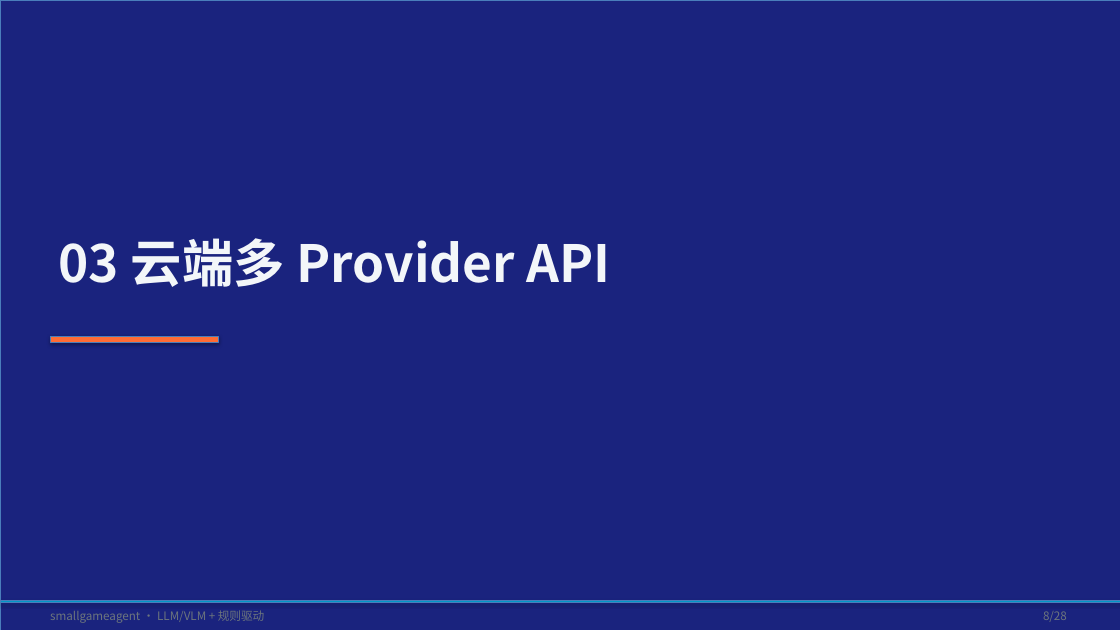
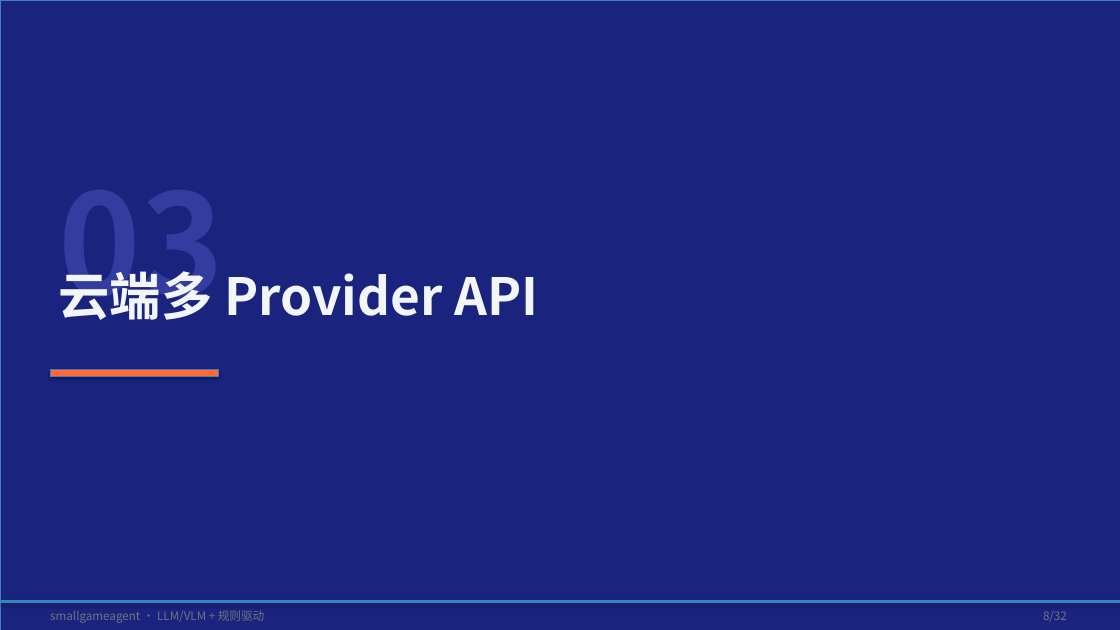
Before and after one commit to tzhazuma/smallgameagent, a slide deck: slide 8 of reports/smallgameagent_report.pptx. Drawn at 1120x630 pixels with LibreOffice and Linux fonts; fonts in the diff are those of the drawing. Boxes give left, top, right and bottom in pixels: in the first picture for what was removed or moved away, otherwise in the second. Text is boxed around its words. In the diff, an @@ line names an element or a change of style, - is before the commit and + after.

Commit message:
feat: beautify PPT, add rule-update trigger design, update cloud provider status with opencodego

```diff
--- a/reports/smallgameagent_report.pptx
+++ b/reports/smallgameagent_report.pptx
@@ text at box(59, 271, 538, 320): text changed @@
-03 云端多 Provider API
+云端多 Provider API
@@ text added at box(59, 271, 224, 320), 120 pt, text #333DA0, bold @@
+03
@@ rectangle: place and size @@
-rectangle at box(50, 336, 218, 343)
+rectangle at box(50, 370, 218, 376)
@@ text at box(1043, 611, 1067, 621): text changed @@
-8/28
+8/32
```
Also in this commit, not shown: 26 other slides changed, 5 slides added, 1 slide removed, 8 other files.
